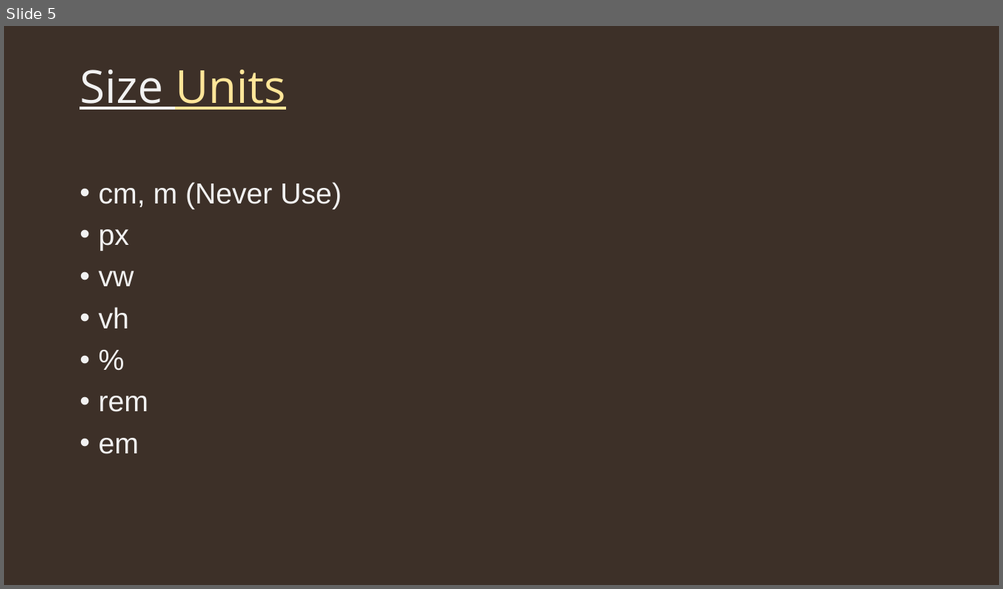
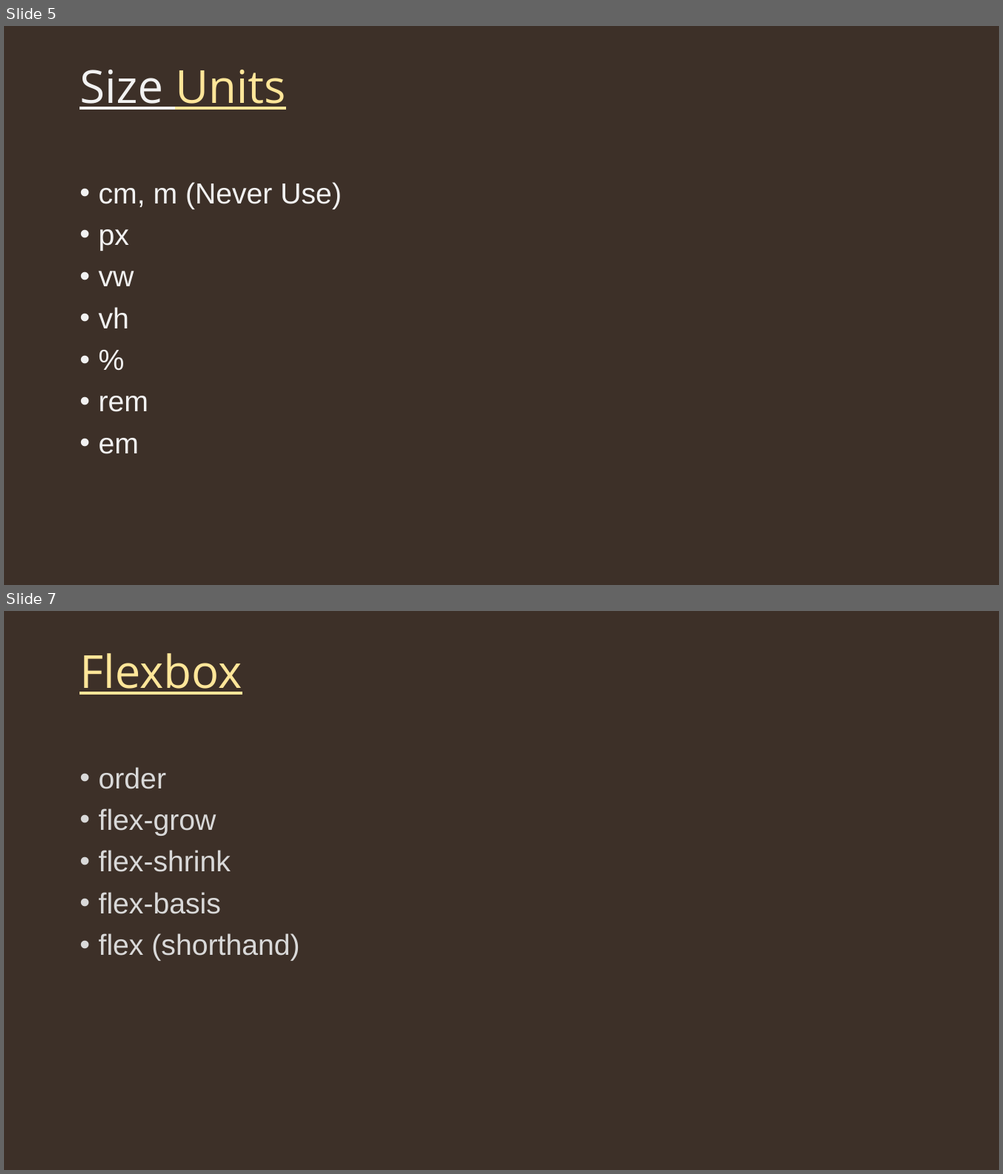
Before and after one commit to Bijit-Mondal/Web-Dev-Tutorial, a slide deck: 003CSS.pptx. Shown one above the other, each under a label of ours: slide 5 before the commit, slides 5 and 7 after it; the slides between them are not shown. The pictures are 1003x589 and 1003x1174 pixels, drawn with LibreOffice and Linux fonts; fonts in the diff are those of the drawing. Boxes give left, top, right and bottom in pixels: in the first picture for what was removed or moved away, otherwise in the second. Text is boxed around its words. In the diff, an @@ line names an element or a change of style, - is before the commit and + after.

```diff
--- a/003CSS.pptx
+++ b/003CSS.pptx
@@ slide 7 added at <box>4,611,999,1170</box>, background #3D3028 @@
@@ title added at <box>79,653,242,695</box>, 44 pt, text #FFE699, underline @@
+Flexbox
@@ text added at <box>99,767,299,961</box>, 28 pt, text #D9D9D9 @@
+• order
+• flex-grow
+• flex-shrink
+• flex-basis
+• flex (shorthand)
```
Also in this commit, not shown: 2 other slides added, 1 slide removed, 9 other files.
